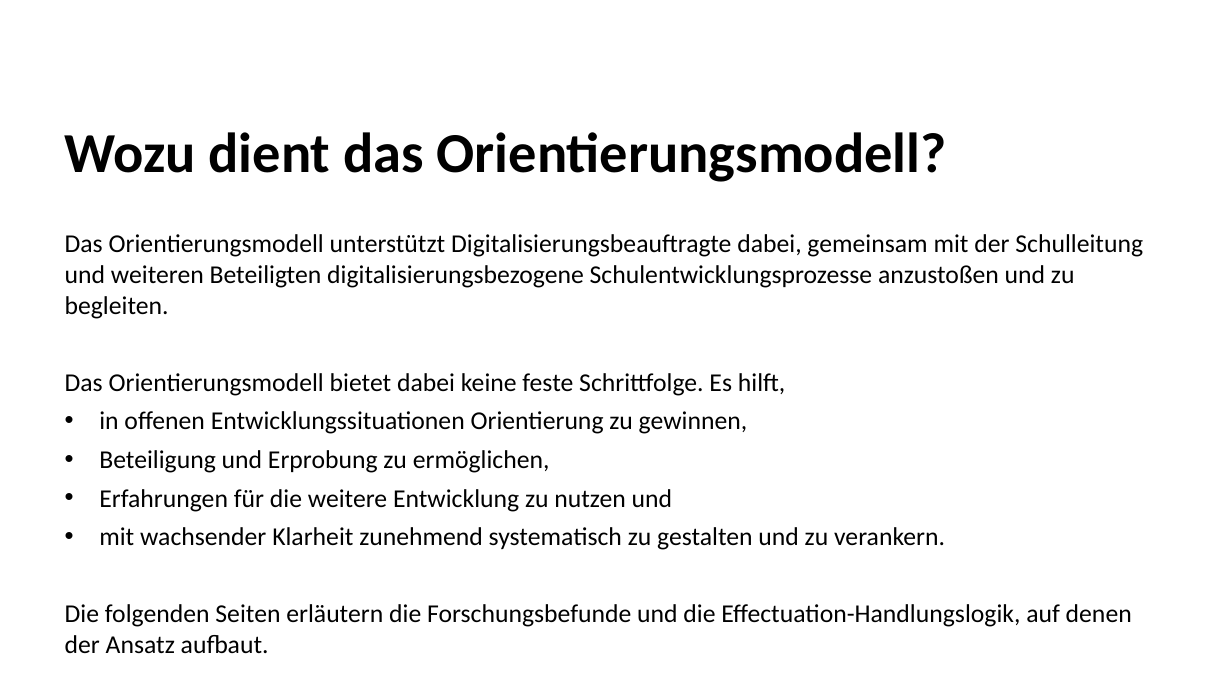
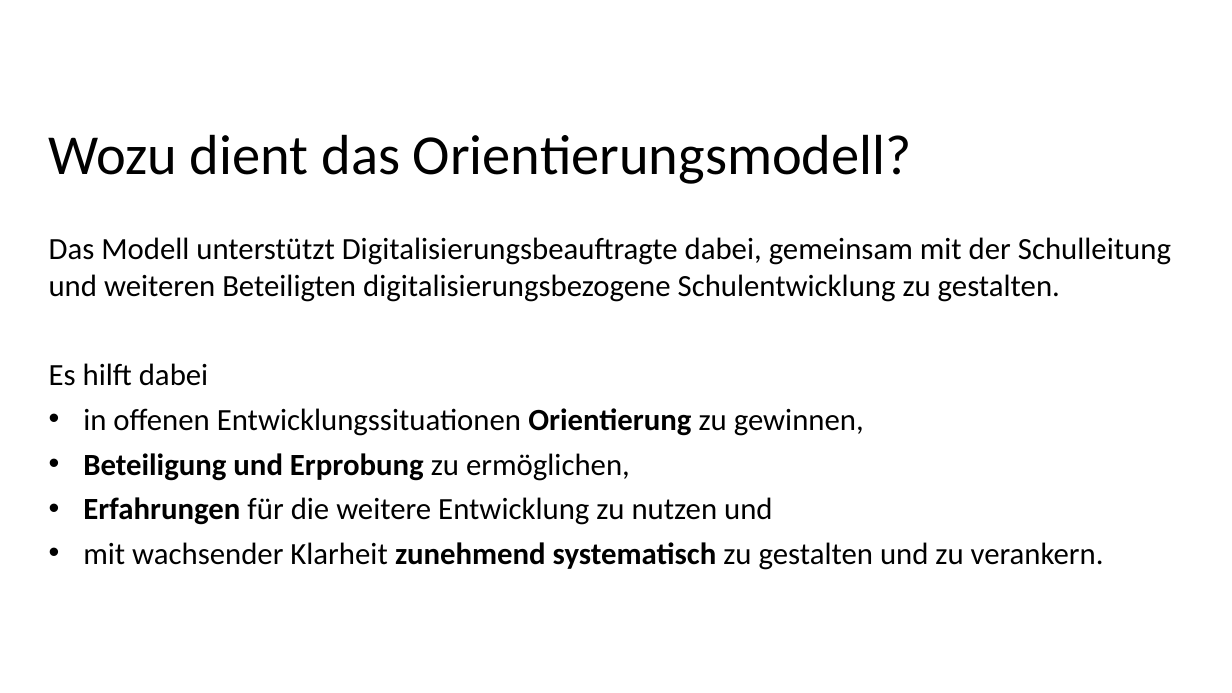
Before and after one commit to chrheckl-ai/orientierungsmodell-schulentwicklung, a slide deck: slide 2 of Orientierungsmodell_Praesentation.pptx. Drawn at 1232x693 pixels with LibreOffice and Linux fonts; fonts in the diff are those of the drawing; background and template pictures are left out. Boxes give left, top, right and bottom in pixels: in the first picture for what was removed or moved away, otherwise in the second. Text is boxed around its words. In the diff, an @@ line names an element or a change of style, - is before the commit and + after.

```diff
--- a/Orientierungsmodell_Praesentation.pptx
+++ b/Orientierungsmodell_Praesentation.pptx
@@ text "Wozu dient das Orientierungsmodell?": place and size @@
-text "Wozu dient das Orientierungsmodell?" at box(65, 132, 1143, 654)
+text "Wozu dient das Orientierungsmodell?" at box(49, 134, 1171, 570)
@@ text at box(49, 134, 1104, 570): bold off in "Wozu dient das Orientierungsmodell?"; size 20 to 24 pt in "in offenen Entwicklungssituationen Orientierung zu gewinnen,", "Beteiligung und Erprobung zu ermöglichen,", "Erfahrungen für die weitere Entwicklung zu nutzen ...", "mit wachsender Klarheit zunehmend systematisch zu gestalten ..."; bold on in "Orientierung", "Beteiligung und Erprobung", "Erfahrungen", "zunehmend systematisch" @@
@@ text at box(49, 237, 1171, 386): text changed; size 20 to 24 pt @@
-Das Orientierungsmodell unterstützt Digitalisierungsbeauftragte dabei, gemeinsam mit der Schulleitung und weiteren Beteiligten digitalisierungsbezogene Schulentwicklungsprozesse anzustoßen und zu begleiten.
-Das Orientierungsmodell bietet dabei keine feste Schrittfolge. Es hilft,
+Das Modell unterstützt Digitalisierungsbeauftragte dabei, gemeinsam mit der Schulleitung und weiteren Beteiligten digitalisierungsbezogene Schulentwicklung zu gestalten.
+Es hilft dabei
@@ text at box(65, 604, 1132, 654): paragraph removed @@
-Die folgenden Seiten erläutern die Forschungsbefunde und die Effectuation-Handlungslogik, auf denen der Ansatz aufbaut.
```
Also in this commit, not shown: 5 other slides changed, 8 slides added, 9 slides removed, 1 other file.
